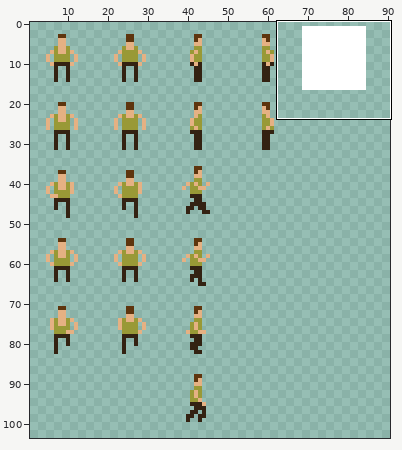
Sprite sheet, stored at core/assets/spritesheet.png. Above, an overview of the earlier version with the close-up marked.
Close-up. As it was:
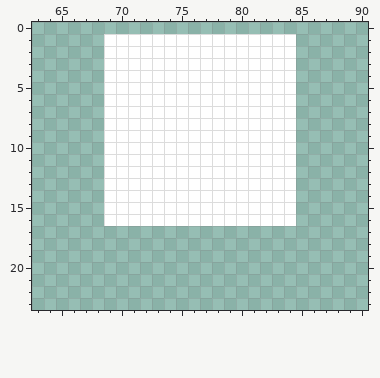
The file is 352x288 pixels. Shown: x 63..90, y 0..23. The wide view leaves out empty margins.
Once edited:
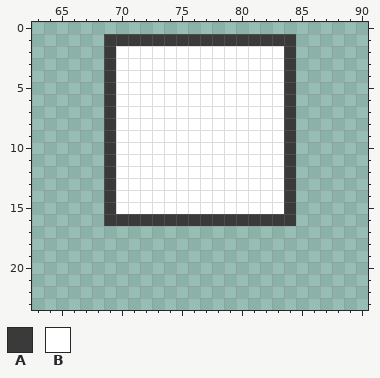
Palette (. is transparent): A #3a3a3a  B #ffffff
Changes in this commit:
y 1: x 69..84 BBBBBBBBBBBBBBBB -> AAAAAAAAAAAAAAAA
y 2..15: x 69 B -> A; x 84 B -> A
y 16: x 69..84 BBBBBBBBBBBBBBBB -> AAAAAAAAAAAAAAAA
